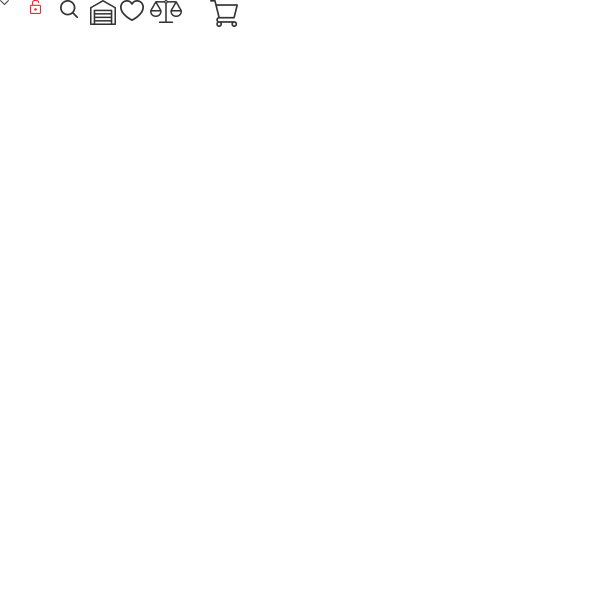
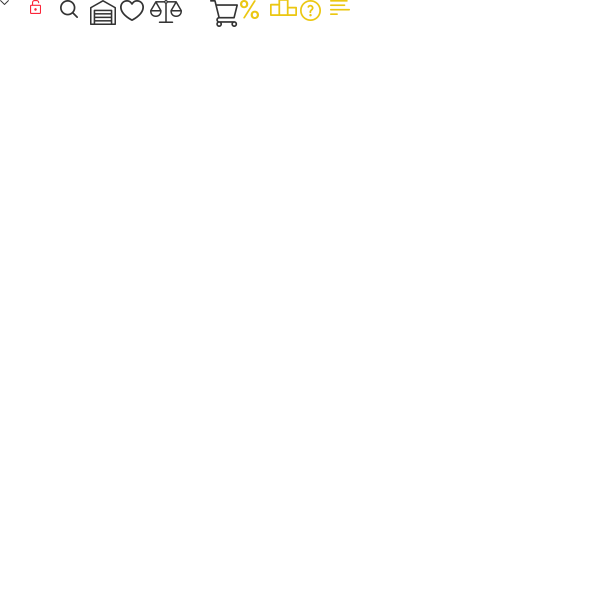
Layers edited between the first and the second 600px x 600px image:
added layer "Слой 11" above "Слой 10" over (330, 0, 350, 15)
added layer "Слой 10" above "Слой 9" over (300, 0, 321, 21)
added layer "Слой 9" above "Слой 8" over (270, 0, 297, 16)
added layer "Слой 8" above "Слой 4" over (240, 0, 259, 19)
